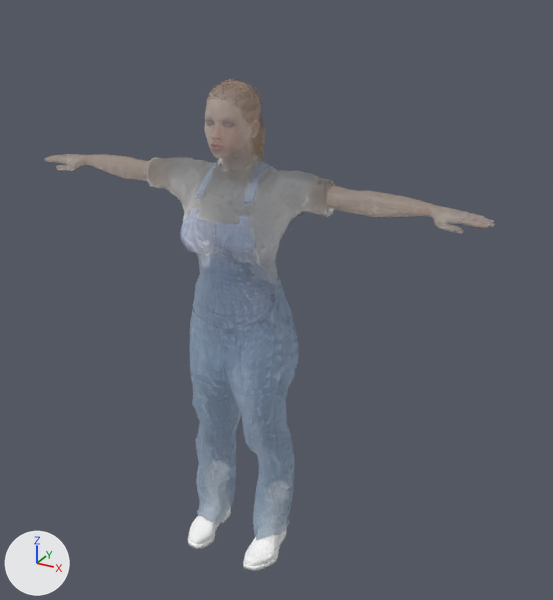
The FBX model MultiplayerAssets/Assets/Marko & Milica/Models/MP_Milica.fbx: old version first, new version second.
The view is the same before and after, from a 50 mm camera at (1.182, -1.885, 1.893) aimed at (0.096, 0.091, 0.905). The lights are fixed; the arrows at lower left show +X, +Y and +Z. The first picture is the older version. Where no turn or scale is listed for an object, it has been applied to the vertices. Vertices at exactly the same position are counted once.

The first picture shows 'dv_femaleMesh', 'male_worksuit01Mesh', 'shoes03Mesh' and 2 more.
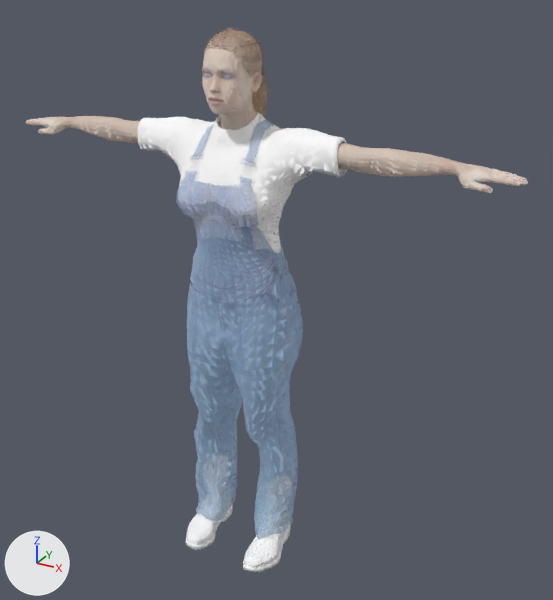
Where the newer file only moved an object's origin or applied its transform, the numbers keep the older frame.

Changed parts and their boxes (x1, y1, x2, y2) in the pictures (553 x 600 px; the box of a moved part takes in the faces that stretch with it):
```json
{"object": "male_worksuit01Mesh", "change": "recoloured, reshaped, rescaled", "before": [147, 155, 335, 540], "after": [138, 112, 347, 539], "on screen": "11% wider, 11% taller"}
{"object": "mp_milicaMesh", "change": "added", "after": [25, 30, 528, 193]}
{"object": "dv_femaleMesh", "change": "deleted", "before": [44, 81, 495, 234]}
{"object": "shoes03Mesh", "change": "reshaped, rescaled", "before": [188, 461, 287, 571], "after": [186, 461, 292, 572], "on screen": "7% wider"}
{"part": 2, "of": "me_shoes03", "change": "moved or reshaped", "before": [243, 529, 287, 571], "after": [243, 528, 290, 572]}
{"part": 3, "of": "me_shoes03", "change": "moved or reshaped", "before": [188, 502, 231, 549], "after": [186, 504, 233, 550]}
```

The change, as JSON lines over the scene's bpy script:
```json
{"op": "add", "block": "mat_male_worksuit01_001", "code": ["mat_male_worksuit01_001 = bpy.data.materials.new('male_worksuit01.001')", "# uses the picture img_male_worksuit01_diffuse_png"]}
{"op": "add", "block": "mat_mp_milica", "code": ["mat_mp_milica = bpy.data.materials.new('mp_milica')", "# uses the picture img_young_lightskinned_female_diffuse_png"]}
{"block": "me_male_worksuit01", "where": "# used by ob_male_worksuit01mesh; location = (0.0, 0.0, 0.0); rotation_euler = (1.571, 0.0, 0.0), in degrees (90, 0, 0); scale = (0.1, 0.1, 0.1)"}
{"op": "remove", "block": "me_male_worksuit01", "code": "me_male_worksuit01.from_pydata(...)  # 3763 vertices, 3493 faces; spans x -3.09..3.11, y 0.36..13.76, z -1.55..1.23"}
{"op": "remove", "block": "me_male_worksuit01", "code": "me_male_worksuit01.materials.append(mat_male_worksuit01)"}
{"op": "add", "block": "me_male_worksuit01", "code": "me_male_worksuit01.from_pydata(...)  # 3763 vertices, 3493 faces; spans x -33.72..34.11, y 3.99..149.98, z -16.78..12.33"}
{"block": "me_male_worksuit01", "change": "me_male_worksuit01 part 1: 3616 of 3763 vertices moved; they spanned x -3.09..3.11, y 0.36..13.76, z -1.55..1.23 and now span x -33.72..34.11, y 3.99..149.98, z -16.78..12.33; mean shift (-0.09, 99.35, -0.44); largest move (0.5, 13.76, -0.55) -> (5.32, 149.98, -6.29)"}
{"block": "me_male_worksuit01", "change": "other edits to the shape of me_male_worksuit01 do not show in these pictures"}
{"op": "add", "block": "me_male_worksuit01", "code": "me_male_worksuit01.materials.append(mat_male_worksuit01_001)"}
{"block": "me_shoes03", "where": "# used by ob_shoes03mesh; location = (0.0, 0.0, 0.0); rotation_euler = (1.571, 0.0, 0.0), in degrees (90, 0, 0); scale = (0.1, 0.1, 0.1)"}
{"op": "remove", "block": "me_shoes03", "code": "me_shoes03.from_pydata(...)  # 2222 vertices, 2064 faces; spans x -1.76..1.76, y -0.19..2.13, z -0.86..1.5"}
{"op": "add", "block": "me_shoes03", "code": "me_shoes03.from_pydata(...)  # 2222 vertices, 2064 faces; spans x -18.58..18.58, y -2.1..22.8, z -9.94..15.64"}
{"block": "me_shoes03", "change": "me_shoes03 part 2: the loose piece of 759 vertices spanning x 0.71..1.76, y -0.19..0.93, z -0.82..1.5 is multiplied about its middle by the matrix ((10.907, 0.017, -0.021), (-0.007, 10.91, 0.098), (0.093, -0.015, 10.959)), then moved by (11.6, 3.57, 2.6)"}
{"block": "me_shoes03", "change": "me_shoes03 part 3: the loose piece of 759 vertices spanning x -1.76..-0.71, y -0.19..0.93, z -0.82..1.5 is multiplied about its middle by the matrix ((10.907, -0.017, 0.021), (0.007, 10.91, 0.098), (-0.093, -0.015, 10.959)), then moved by (-11.6, 3.57, 2.6)"}
{"block": "me_shoes03", "change": "other edits to the shape of me_shoes03 do not show in these pictures"}
{"op": "add", "block": "me_mp_milica", "code": ["me_mp_milica = bpy.data.meshes.new('mp_milica')", "me_mp_milica.from_pydata(...)  # 8428 vertices, 8384 faces; spans x -0.84..0.84, y -0.1..0.11, z 1.37..1.72", "me_mp_milica.materials.append(mat_mp_milica)"]}
{"op": "set", "path": "ob_male_worksuit01mesh.scale", "old": "(0.1, 0.1, 0.1)", "new": "(0.01, 0.01, 0.01)"}
{"op": "remove", "block": "ob_dv_femalemesh", "code": ["ob_dv_femalemesh = bpy.data.objects.new('dv_femaleMesh', me_dv_female)", "ob_dv_femalemesh.location = (0.0, 0.0, 0.0)"]}
{"op": "set", "path": "ob_shoes03mesh.scale", "old": "(0.1, 0.1, 0.1)", "new": "(0.01, 0.01, 0.01)"}
{"op": "add", "block": "ob_mp_milicamesh", "code": ["ob_mp_milicamesh = bpy.data.objects.new('mp_milicaMesh', me_mp_milica)", "ob_mp_milicamesh.location = (0.0, 0.0, 0.0)"]}
```
